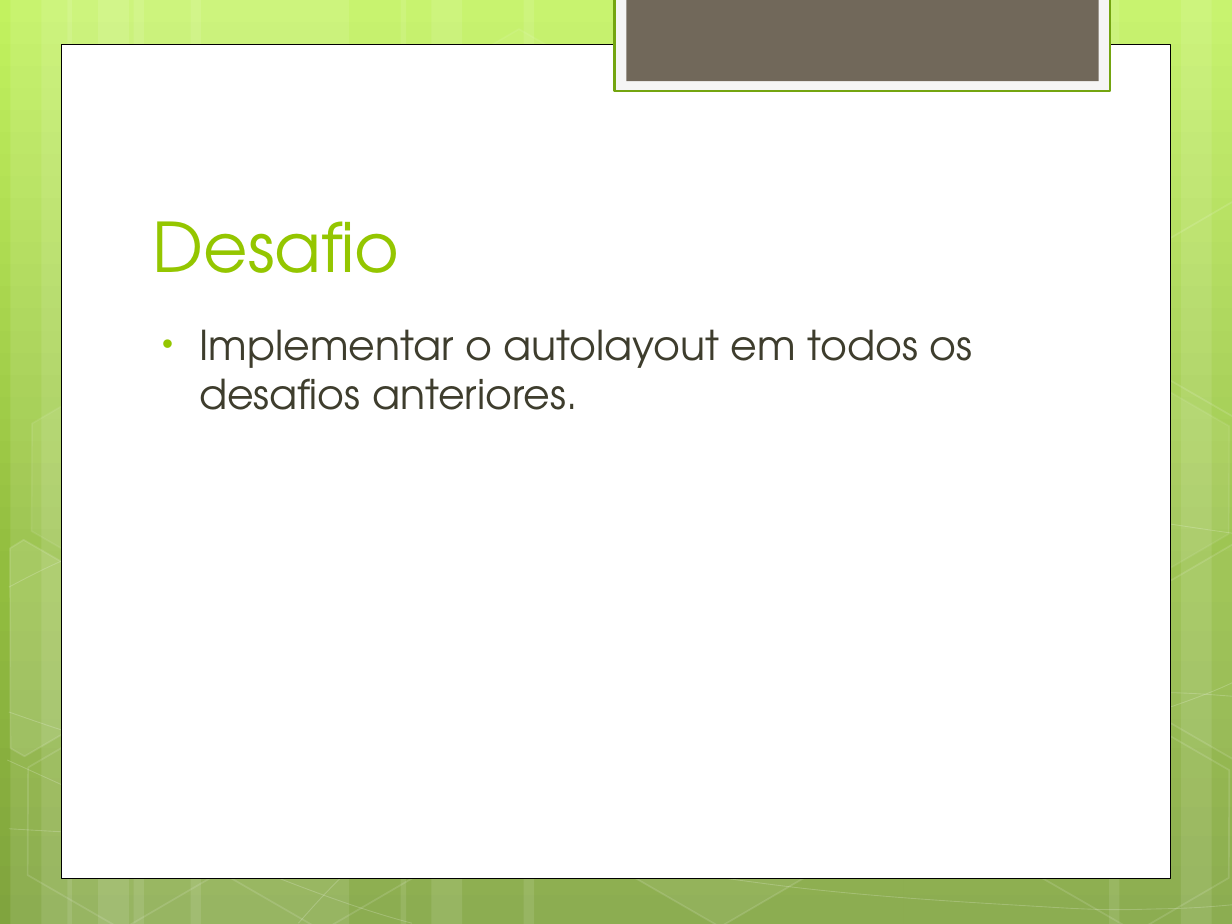
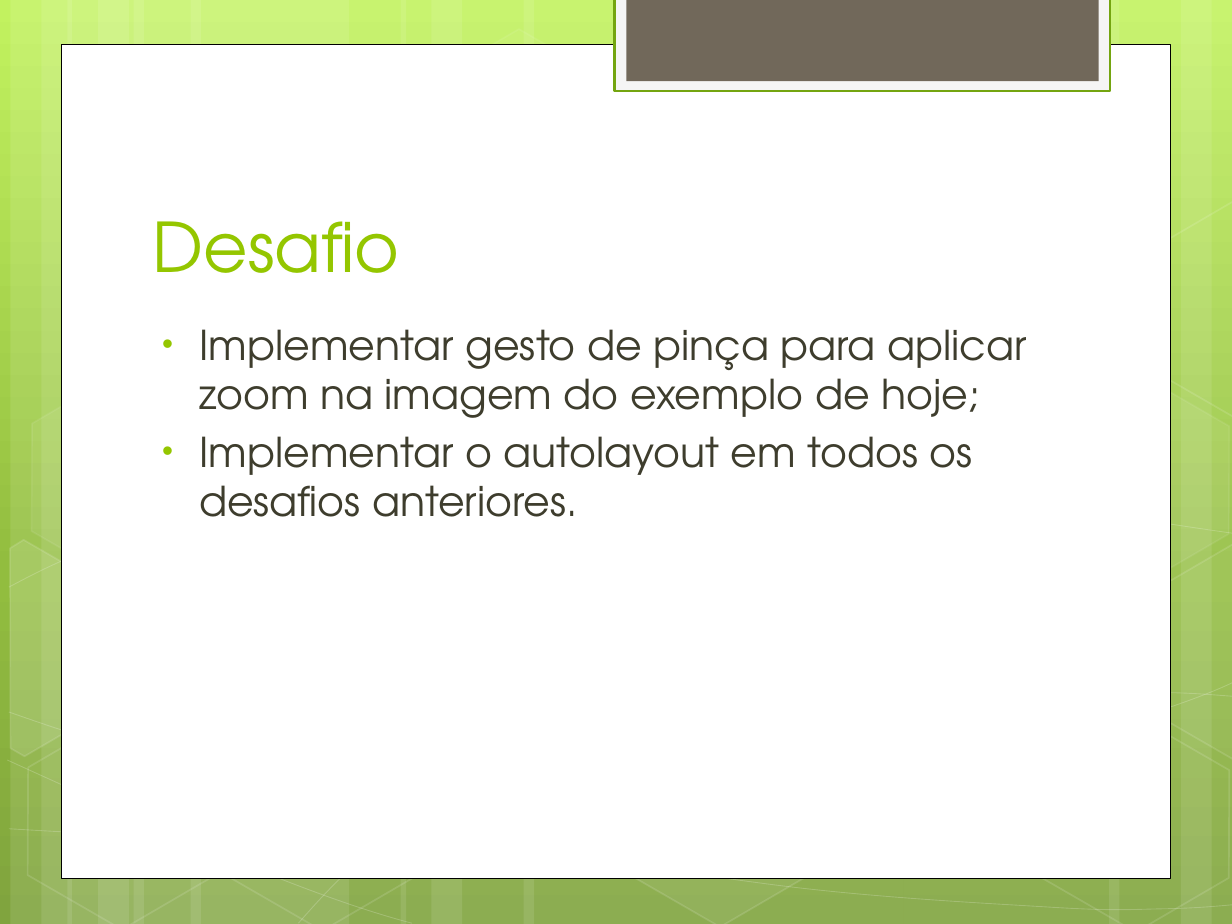
Before and after one commit to filipemanuelofs/disp.movel2014-ios, a slide deck: slide 31 of Slides/Aula8.pptx. Drawn at 1232x924 pixels with LibreOffice and Linux fonts; fonts in the diff are those of the drawing. Boxes give left, top, right and bottom in pixels: in the first picture for what was removed or moved away, otherwise in the second. Text is boxed around its words. In the diff, an @@ line names an element or a change of style, - is before the commit and + after.

```diff
--- a/Slides/Aula8.pptx
+++ b/Slides/Aula8.pptx
@@ text at (199, 329, 1027, 418): paragraph added @@
+• Implementar gesto de pinça para aplicar zoom na imagem do exemplo de hoje;
```
Also in this commit, not shown: 26 other files.
